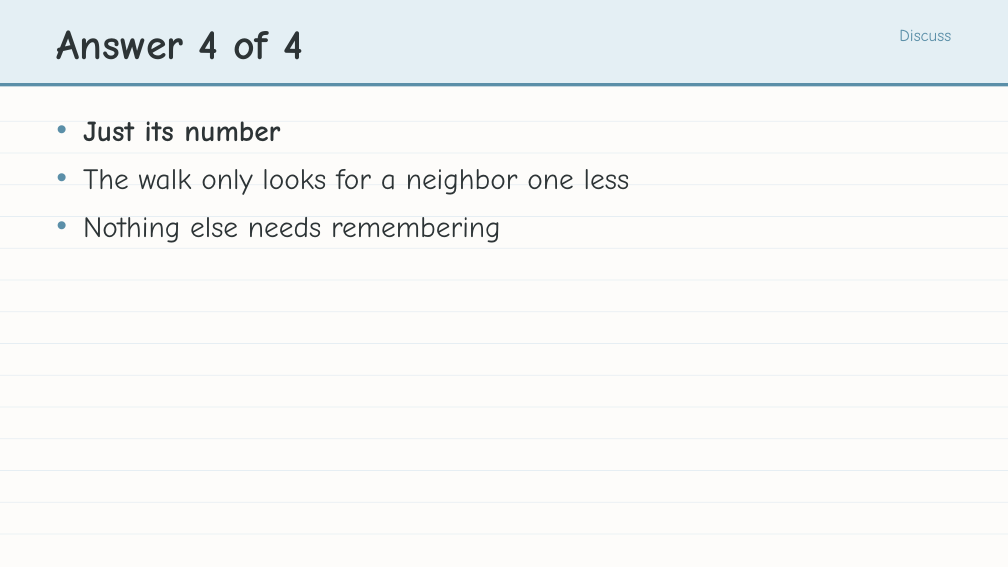
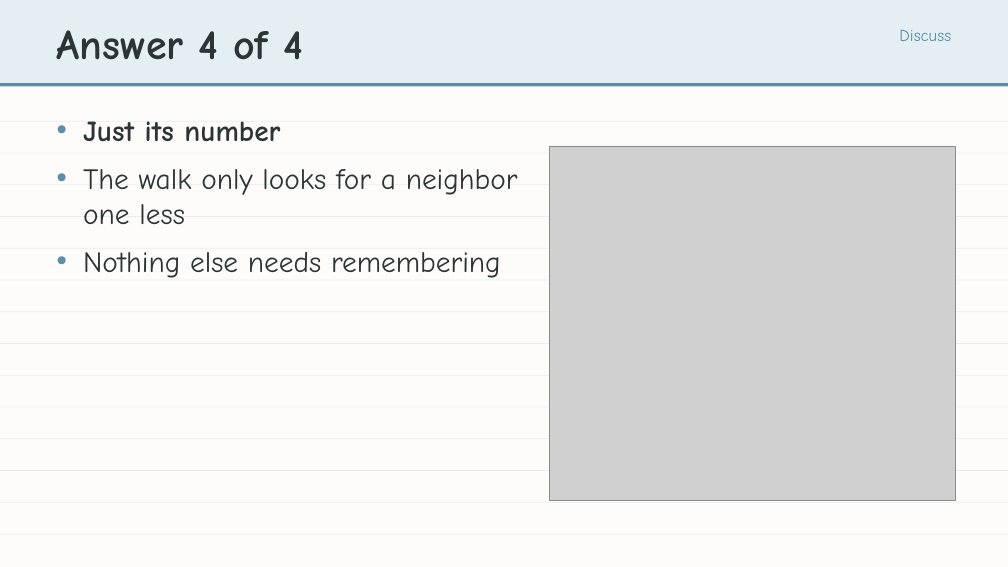
Before and after one commit to bradamiller/LearningPython, a slide deck: slide 23 of static/slides/module-05-pathfinding/module-5-lesson-02-finding-the-path.pptx. Drawn at 1008x567 pixels with LibreOffice and Linux fonts; fonts in the diff are those of the drawing; grey boxes stand for pictures. Boxes give left, top, right and bottom in pixels: in the first picture for what was removed or moved away, otherwise in the second. Text is boxed around its words. In the diff, an @@ line names an element or a change of style, - is before the commit and + after.

```diff
--- a/static/slides/module-05-pathfinding/module-5-lesson-02-finding-the-path.pptx
+++ b/static/slides/module-05-pathfinding/module-5-lesson-02-finding-the-path.pptx
@@ text "Just its number" rewrapped from bbox=[83, 121, 630, 243] to bbox=[83, 121, 518, 278] @@
@@ picture added at bbox=[549, 146, 955, 501] @@
```
Also in this commit, not shown: 13 other slides changed, 20 other files.
